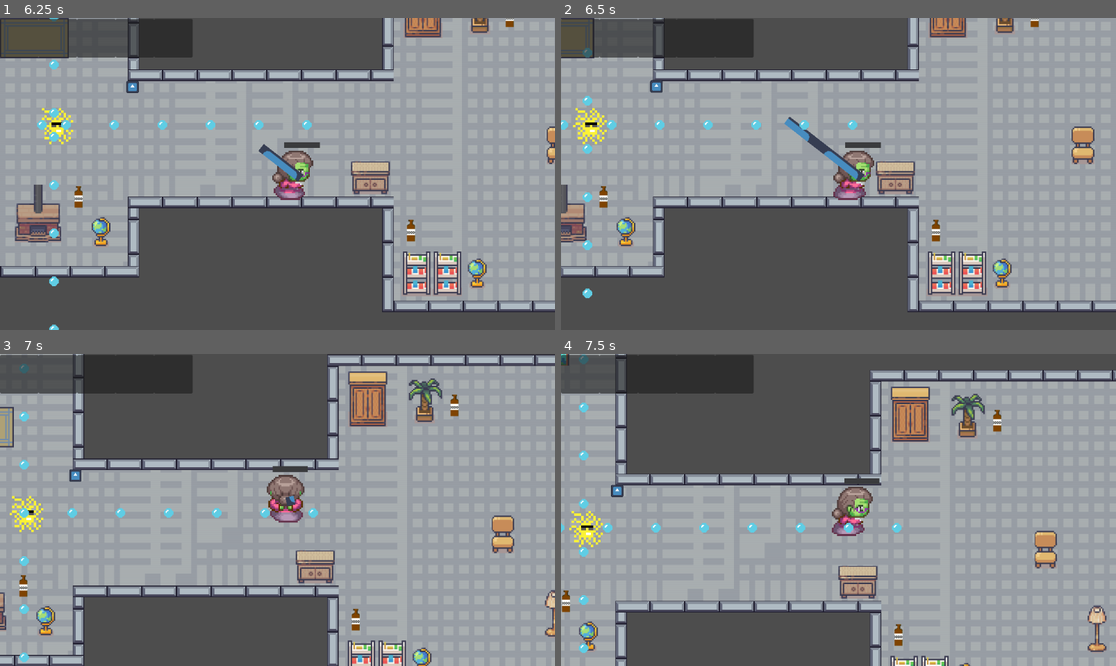
Above: before the commit, frames 1-4 (two rows, left to right).
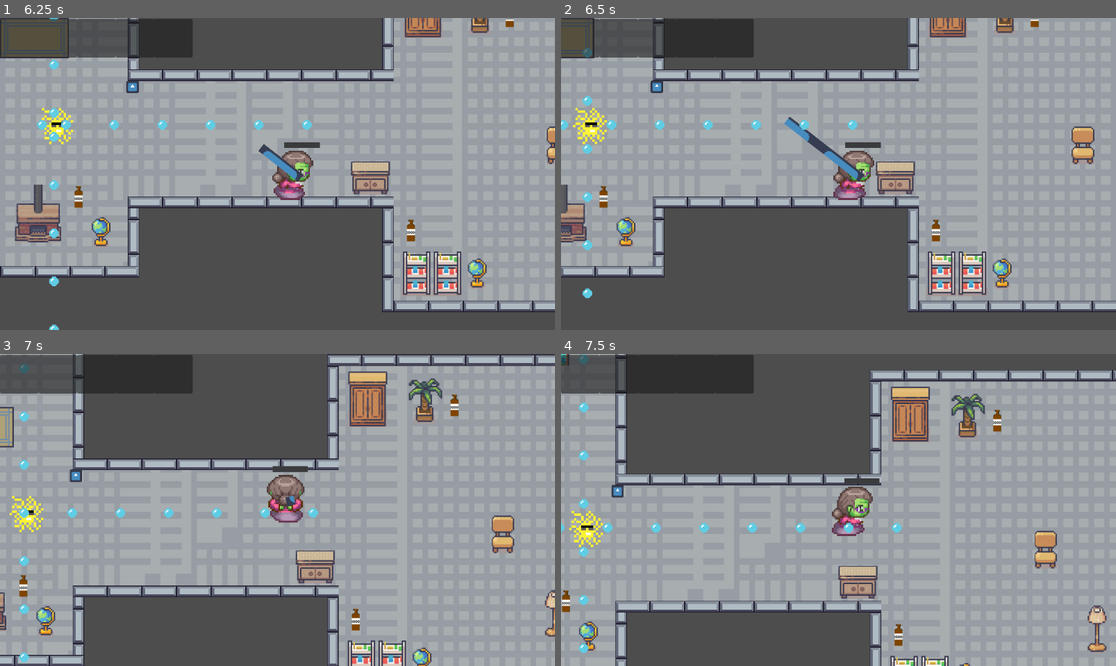
Above: after the commit, the same moments.

Repository: NickPerlich/Deathma
Game: Godot game, scene res://main.tscn
The game is run twice, just before and just after one commit, with the same random seed, the same clock (stepped at 60 frames per second) and the same inputs. The engine's default icon, where the game draws it, is replaced by a stand-in: a white triangle on a blue panel in a dark square.
Inputs (mouse positions are in pixels of both pictures, inside the frame that each line leads up to):
- Up to frame 1 (6.25 s): move the mouse to (399, 158) at 0.52 s; press the mouse at (399, 158) at 0.53 s; hold D (input_right) 0.53-1.28 s; move the mouse to (166, 189) at 1.27 s; release the mouse at (166, 189) at 1.28 s; hold S (input_down) 1.28-2.03 s; tap 1 (Slot_1) at 1.35 s; click (166, 189) at 1.55 s; move the mouse to (333, 105) at 2.02 s; hold D (input_right) 2.03-2.78 s; hold 2 (Slot_2) 2.03-2.78 s; click (333, 105) at 2.3 s; move the mouse to (249, 236) at 2.77 s; hold W (input_up) 2.78-3.53 s; tap 3 (Slot_3) at 2.85 s; click (249, 236) at 3.05 s; move the mouse to (444, 220) at 3.52 s; hold 4 (Slot_4) 3.53-4.28 s; hold A (input_left) 3.53-5.03 s; click (444, 220) at 3.8 s; move the mouse to (111, 127) at 4.27 s; tap 5 (Slot_5) at 4.35 s; click (111, 127) at 4.55 s; move the mouse to (305, 174) at 5.02 s; press the mouse at (305, 174) at 5.03 s; hold S (input_down) 5.03-5.78 s; move the mouse to (194, 96) at 5.77 s; release the mouse at (194, 96) at 5.78 s; hold D (input_right) from 5.78 s (still down); right-click (194, 96) at 5.85 s; click (194, 96) at 6.05 s
- Up to frame 2 (6.5 s): keep holding D (input_right)
- Up to frame 3 (7 s): move the mouse to (399, 494) at 6.52 s; release D (input_right) at 6.53 s; press the mouse at (399, 494) at 6.53 s; hold W (input_up) from 6.53 s (still down)
- Up to frame 4 (7.5 s): move the mouse to (727, 525) at 7.27 s; release W (input_up) at 7.28 s; release the mouse at (727, 525) at 7.28 s; hold D (input_right) from 7.28 s (still down); tap 1 (Slot_1) at 7.35 s

Frame 1 is identical in both runs. In frame 2, less than 0.1% of the frame differs, in the area x 16-19%, y 19-25%; in frame 3, less than 0.1%; in frame 4, less than 0.1%.
Error in both runs: Invalid access of index '0' on a base object of type: 'Array'. (res://inventory.gd:30)

Commit message:
setting up change bullet on collect

Diff:
--- a/Lab 5 Moving Character/Scenes/main_character.gd
+++ b/Lab 5 Moving Character/Scenes/main_character.gd
@@ -92,3 +92,8 @@
 	projectile.position = $Node2D/Marker2D.global_position
 	var direction = (mouse_position - projectile.global_position).normalized()
 	projectile.velocityy = direction
+
+
+
+func _on_tongue_collected(texture, collision):
+	pass # Replace with function body.
--- a/Lab 5 Moving Character/Tongue.gd
+++ b/Lab 5 Moving Character/Tongue.gd
@@ -32,7 +32,7 @@
 		#check what it colided with
 		if collider.is_in_group("collectible"):
 			handle_collision_collectible(collider)
-			print(getTexture(collider))
+			print(getTexture(collider).name)
 		else:
 			collision_point = ray_cast.get_collision_point()
 			distance = (global_position - collision_point).length()
@@ -47,4 +47,4 @@
 func getTexture(collider):
 	for child in collider.get_children():
 		if child is Sprite2D:
-			return child.name
+			return child
--- a/Lab 5 Moving Character/projectile.gd
+++ b/Lab 5 Moving Character/projectile.gd
@@ -10,3 +10,11 @@
 func _on_area_2d_area_entered(area):
 	if area.is_in_group("main_character"):
 		queue_free()
+
+func changeTexture(texture):
+	$Icon.Texture = texture
+	return
+
+func changeCollisionShape(collisionShape):
+	$CollisionShape2D.Transform2D.Position
+	return
--- a/Lab 5 Moving Character/projectile.tscn
+++ b/Lab 5 Moving Character/projectile.tscn
@@ -4,14 +4,15 @@
 [ext_resource type="Script" path="res://projectile.gd" id="1_gwxm0"]
 
 [sub_resource type="RectangleShape2D" id="RectangleShape2D_ddy7x"]
-size = Vector2(119, 112)
+size = Vector2(121, 115)
 
 [node name="Projectile" type="CharacterBody2D"]
 scale = Vector2(0.2, 0.2)
 script = ExtResource("1_gwxm0")
 
 [node name="CollisionShape2D" type="CollisionShape2D" parent="."]
-position = Vector2(1.5, -1)
+position = Vector2(0.500004, -2.5)
+scale = Vector2(1, 1)
 shape = SubResource("RectangleShape2D_ddy7x")
 
 [node name="Icon" type="Sprite2D" parent="."]
